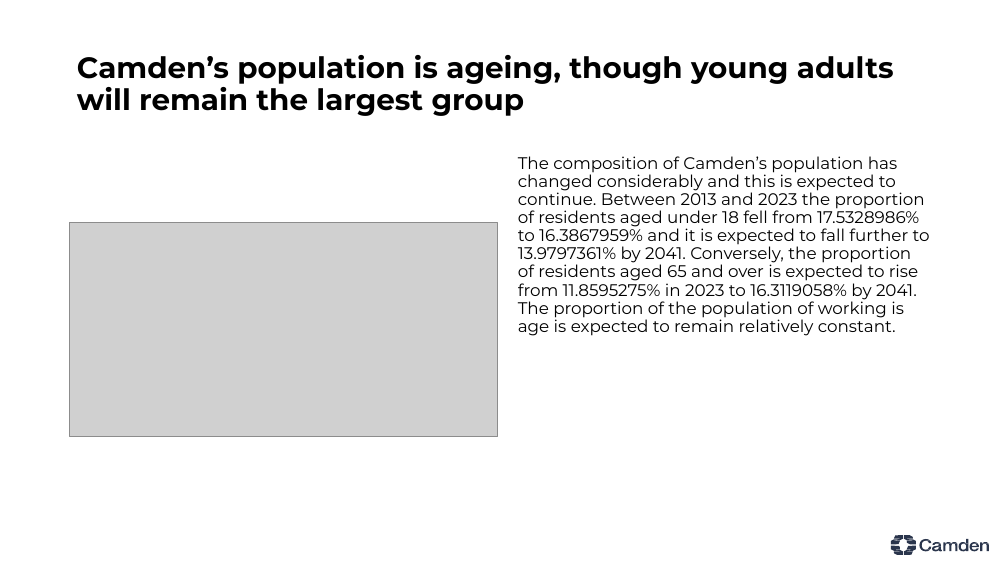
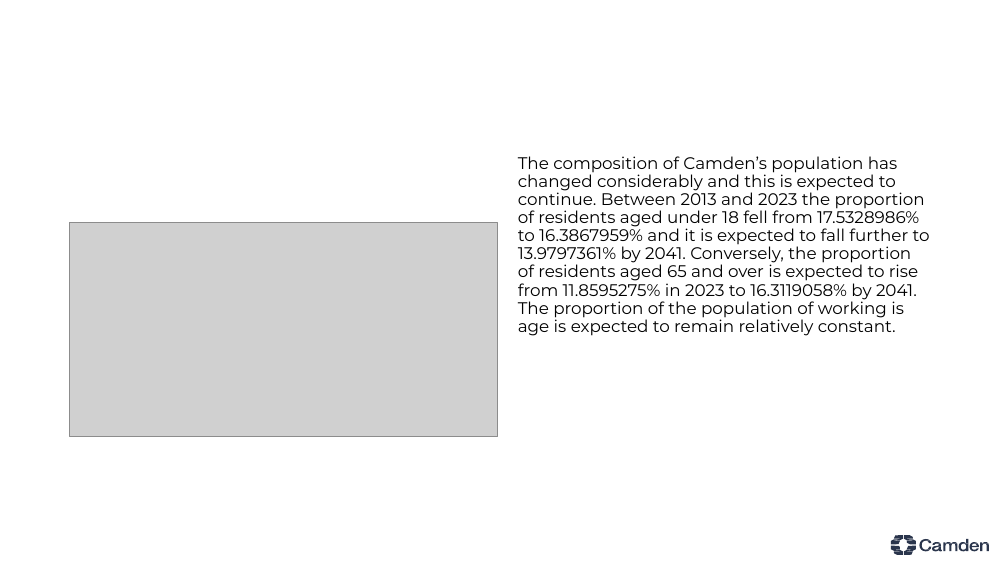
Before and after one commit to camden-phi/jsna_hub, a slide deck: slide 6 of posts/demographics/index.pptx (slide 7 before the commit). Drawn at 1008x567 pixels with LibreOffice and Linux fonts; fonts in the diff are those of the drawing; grey boxes stand for pictures. Boxes give left, top, right and bottom in pixels: in the first picture for what was removed or moved away, otherwise in the second. Text is boxed around its words. In the diff, an @@ line names an element or a change of style, - is before the commit and + after.

```diff
--- a/posts/demographics/index.pptx
+++ b/posts/demographics/index.pptx
@@ title removed at bbox=[77, 55, 894, 116] @@
-Camden’s population is ageing, though young adults will remain the largest group
```
Also in this commit, not shown: 7 other slides changed, 4 slides added, 4 slides removed, 42 other files.
